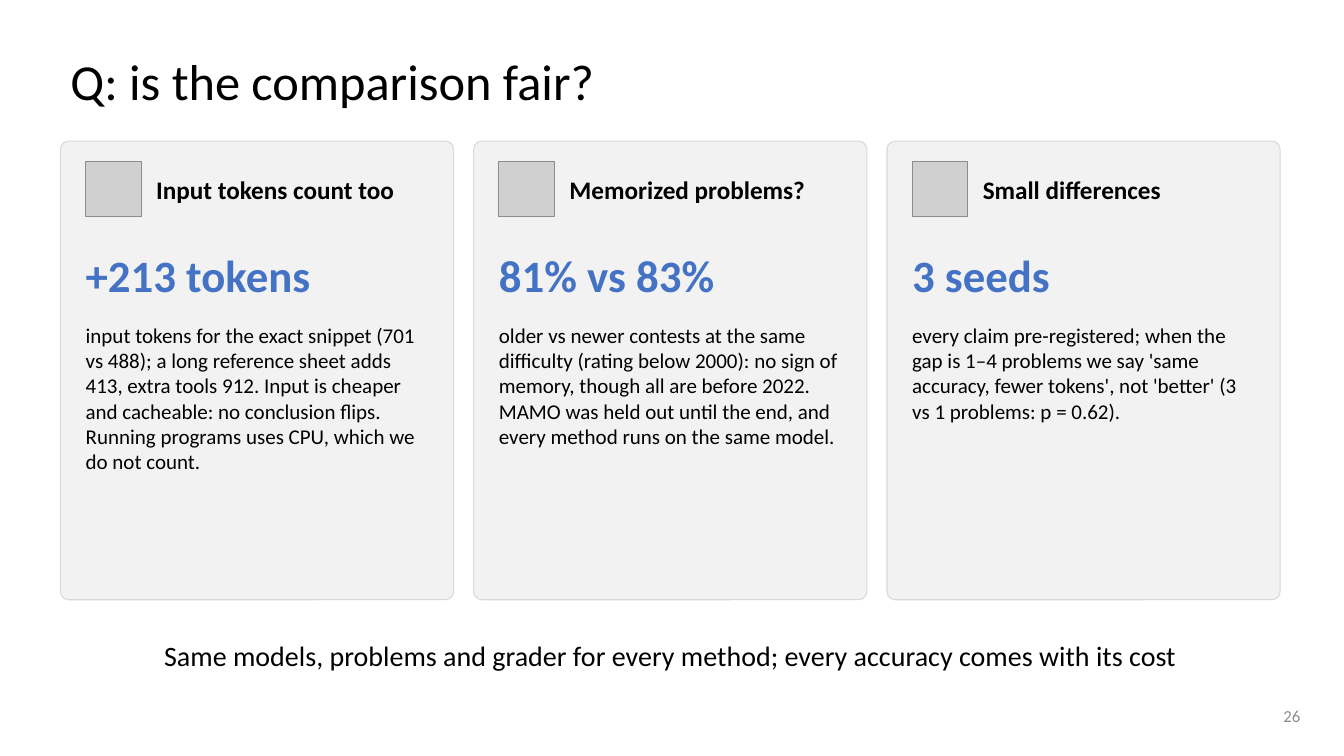
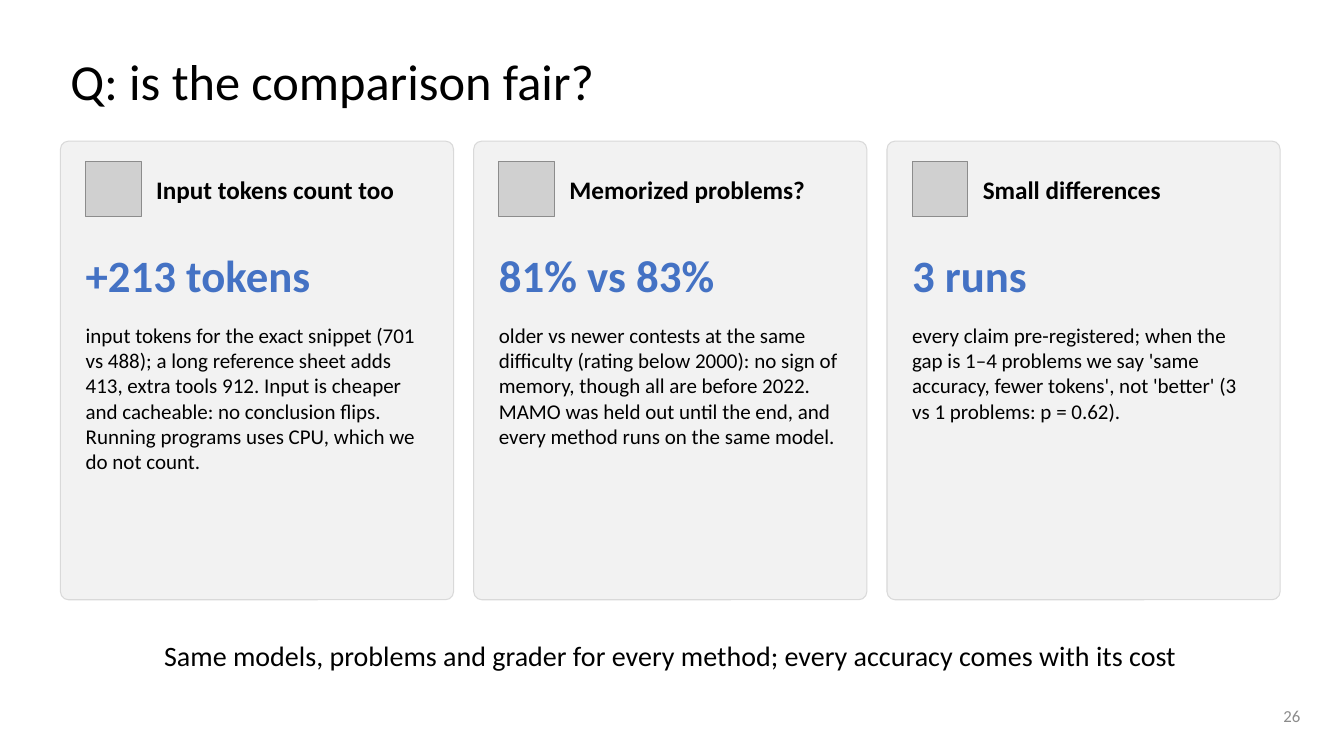
Before and after one commit to dlwns147/CSED490E_Project_Team5, a slide deck: slide 26 of Proposal_Team5.pptx. Drawn at 1344x756 pixels with LibreOffice and Linux fonts; fonts in the diff are those of the drawing; grey boxes stand for pictures. Boxes give left, top, right and bottom in pixels: in the first picture for what was removed or moved away, otherwise in the second. Text is boxed around its words. In the diff, an @@ line names an element or a change of style, - is before the commit and + after.

```diff
--- a/Proposal_Team5.pptx
+++ b/Proposal_Team5.pptx
@@ text at (912, 262, 1027, 293): text changed @@
-3 seeds
+3 runs
```
Also in this commit, not shown: 8 other slides changed, 3 other files.
